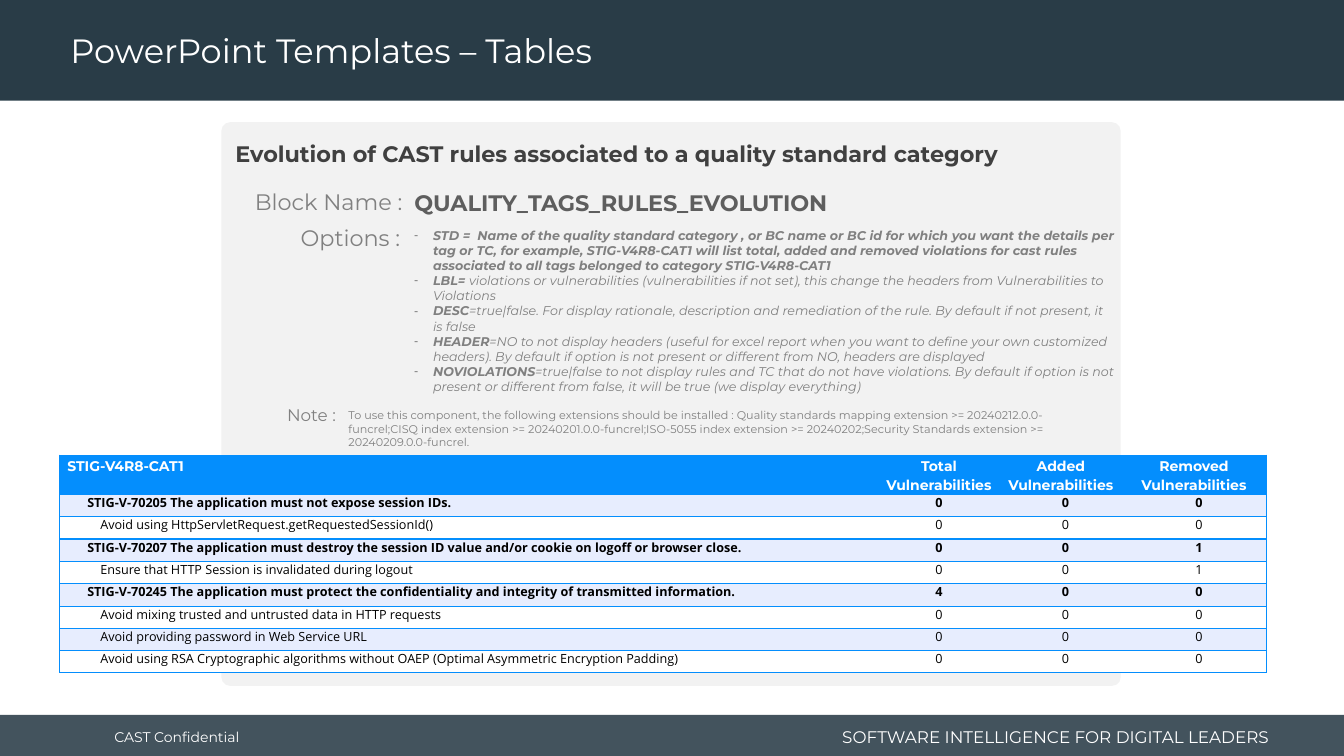
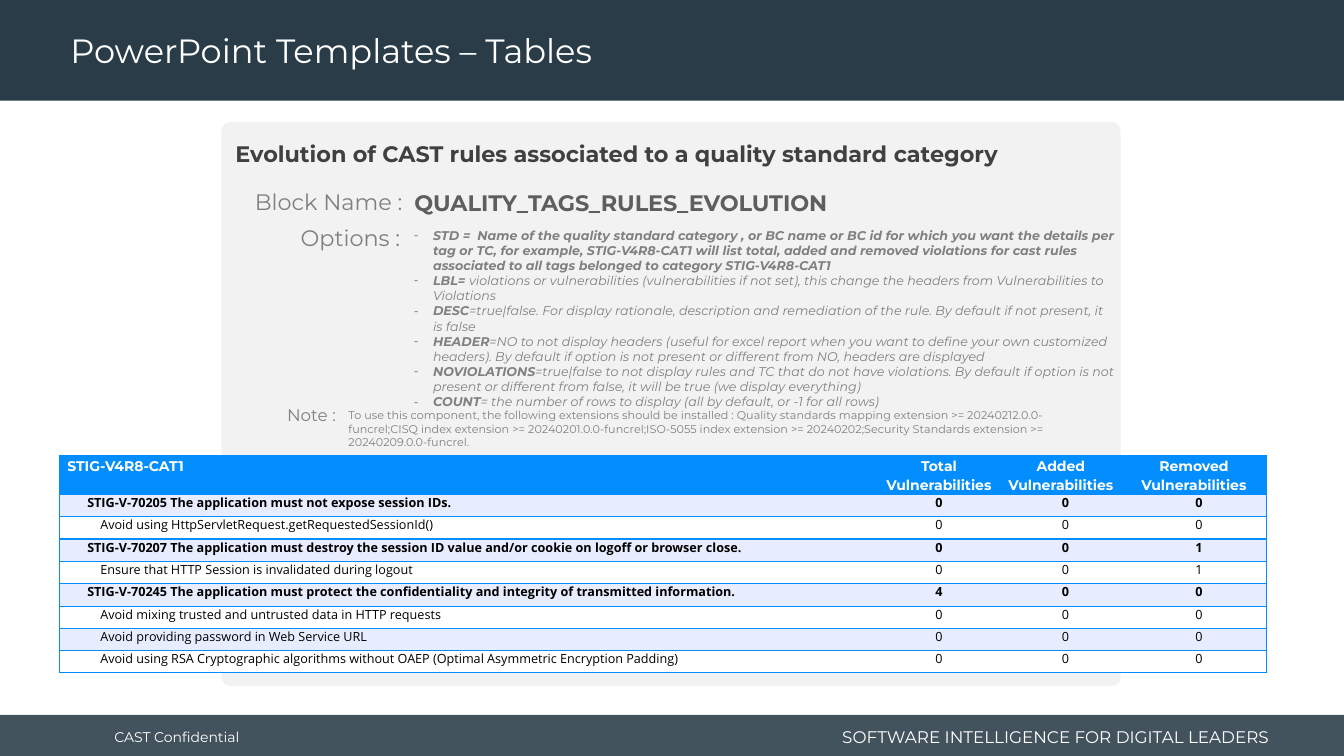
Before and after one commit to CAST-projects/CAST-ReportGenerator, a slide deck: slide 85 of CastReporting.Reporting.Core/Templates/Application/Component library/1- Powerpoint-components-library.pptx. Drawn at 1344x756 pixels with LibreOffice and Linux fonts; fonts in the diff are those of the drawing; background and template pictures are left out. Boxes give left, top, right and bottom in pixels: in the first picture for what was removed or moved away, otherwise in the second. Text is boxed around its words. In the diff, an @@ line names an element or a change of style, - is before the commit and + after.

Commit message:
REPORTGEN-1235: add count to limit the number of rows in QUALITY_STANDARDS_EVOLUTION and QUALITY_TAGS_RULES_EVOLUTION components

```diff
--- a/CastReporting.Reporting.Core/Templates/Application/Component library/1- Powerpoint-components-library.pptx
+++ b/CastReporting.Reporting.Core/Templates/Application/Component library/1- Powerpoint-components-library.pptx
@@ text at (433, 396, 879, 409): paragraph added @@
+– COUNT= the number of rows to display (all by default, or -1 for all rows)
```
Also in this commit, not shown: 6 other files.
